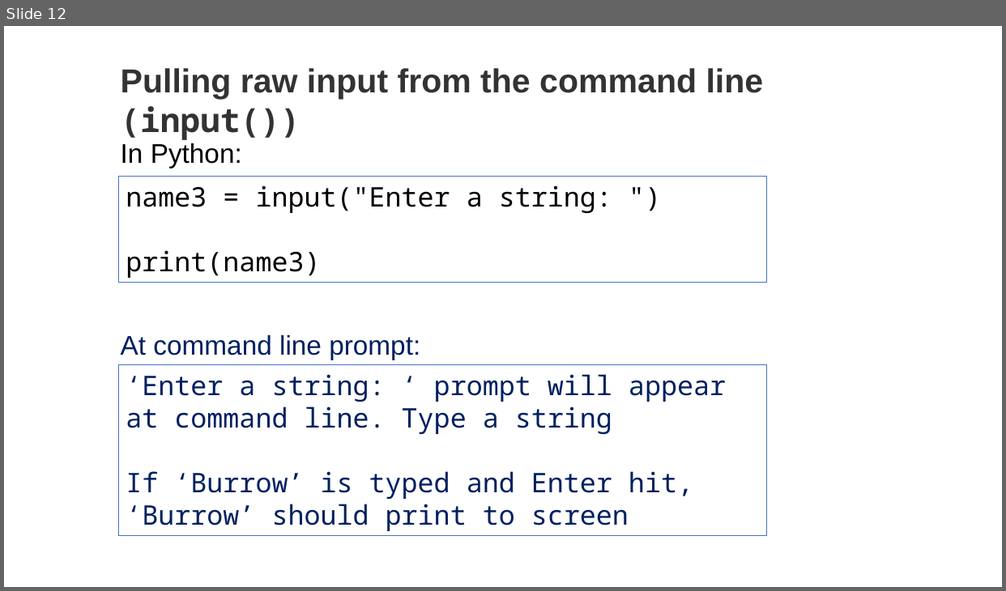
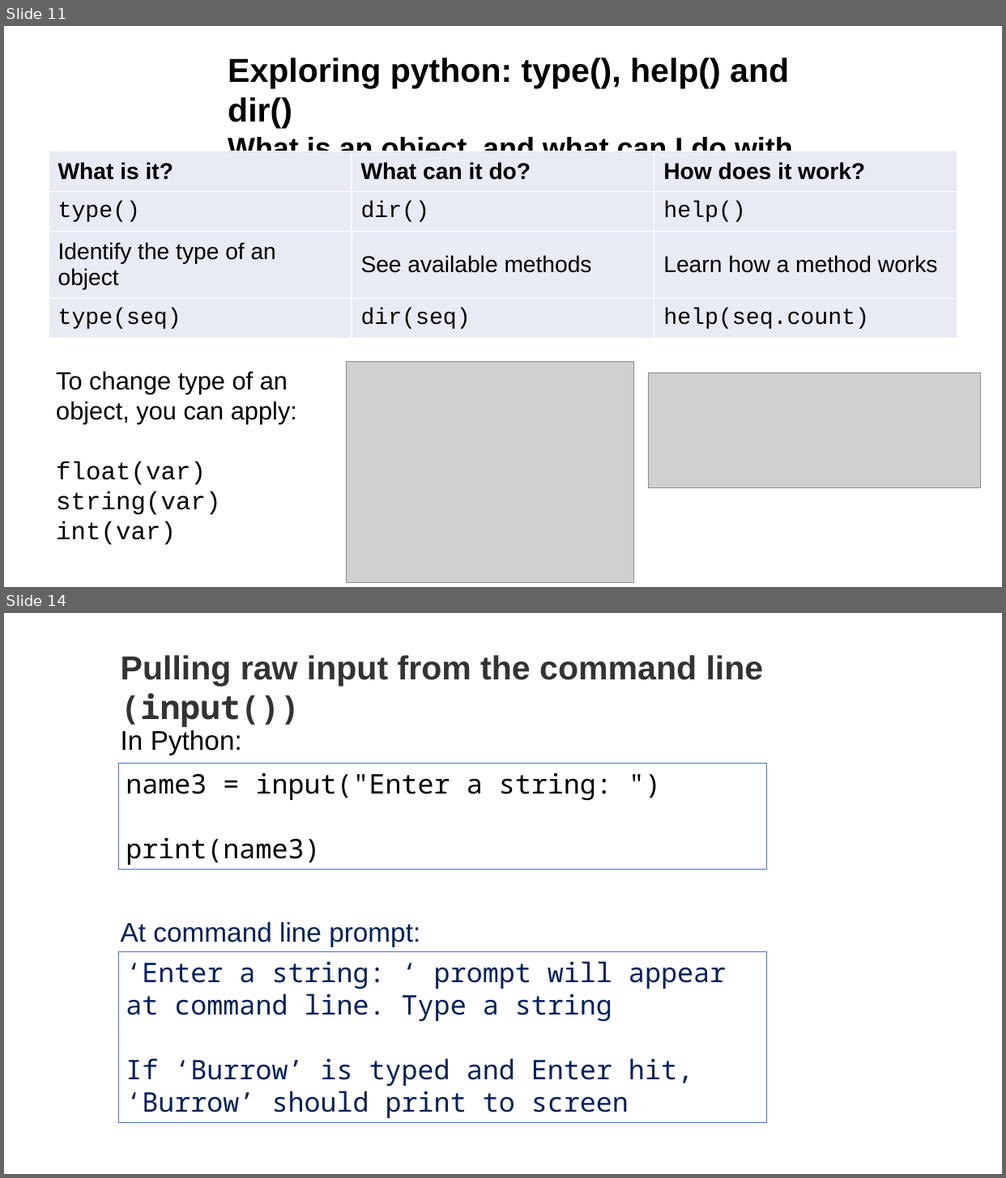
Before and after one commit to tparchman/F26_BIOL792, a slide deck: week6_pythonI/week6_python.pptx. Shown one above the other, each under a label of ours: slide 12 before the commit, slides 11 and 14 after it; the slides between them are not shown. The pictures are 1006x591 and 1006x1178 pixels, drawn with LibreOffice and Linux fonts; fonts in the diff are those of the drawing; grey boxes stand for pictures. Boxes give left, top, right and bottom in pixels: in the first picture for what was removed or moved away, otherwise in the second. Text is boxed around its words. In the diff, an @@ line names an element or a change of style, - is before the commit and + after.

```diff
--- a/week6_pythonI/week6_python.pptx
+++ b/week6_pythonI/week6_python.pptx
@@ slide 11 added at [4, 26, 1002, 587], background #FFFFFF @@
@@ text added at [228, 58, 793, 180], 32 pt, text #000000, bold @@
+Exploring python: type(), help() and dir()
+What is an object, and what can I do with it?
@@ table added at [49, 152, 958, 339], 4 rows, 3 columns @@
+What is it? | What can it do? | How does it work?
+type() | dir() | help()
+Identify the type of an object | See available methods | Learn how a method works
+type(seq) | dir(seq) | help(seq.count)
@@ picture added at [346, 361, 634, 583] @@
@@ text added at [56, 371, 297, 545], 24 pt, text #000000 @@
+To change type of an object, you can apply:
+float(var)
+string(var)
+int(var)
@@ picture added at [648, 373, 981, 488] @@
@@ what was slide 12 is now slide 14 @@
```
Also in this commit, not shown: 9 slides changed, 4 other slides added, 2 slides removed, 3 other files.
